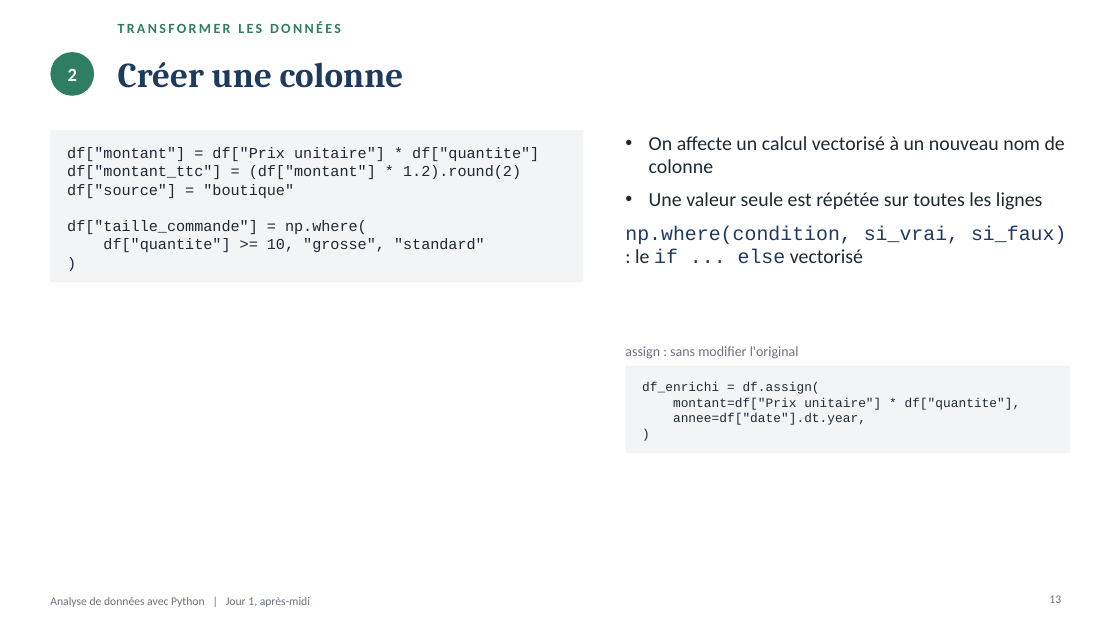
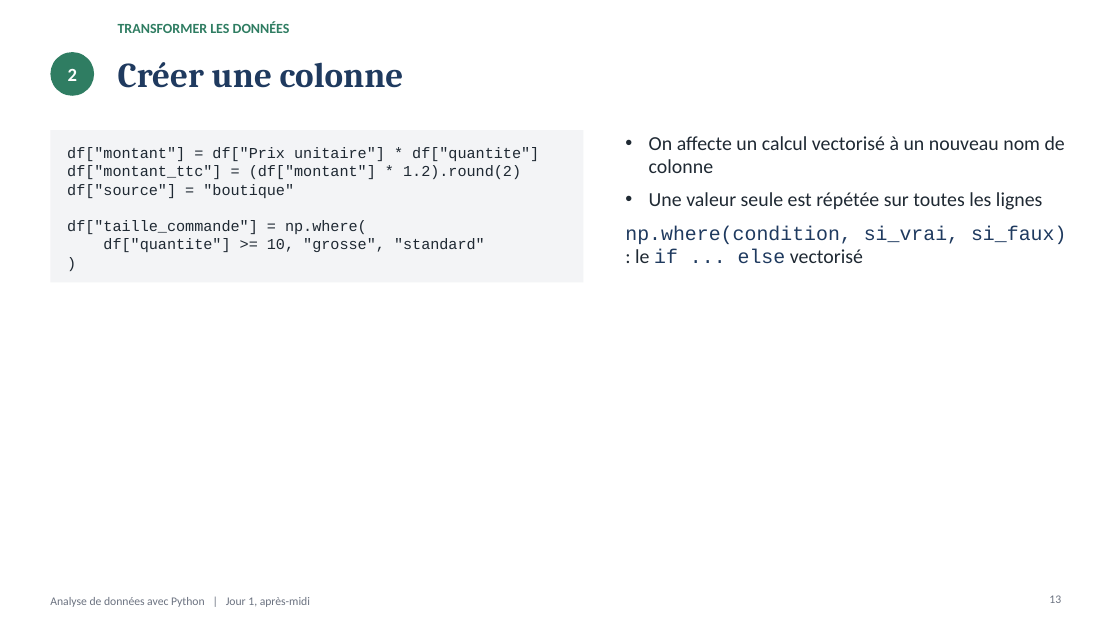
Before and after one commit to ardev2/formation-analyse-donnees-python, a slide deck: slide 13 of cours/02-jour1-apres-midi/selection-nettoyage.pptx. Drawn at 1120x630 pixels with LibreOffice and Linux fonts; fonts in the diff are those of the drawing. Boxes give left, top, right and bottom in pixels: in the first picture for what was removed or moved away, otherwise in the second. Text is boxed around its words. In the diff, an @@ line names an element or a change of style, - is before the commit and + after.

```diff
--- a/cours/02-jour1-apres-midi/selection-nettoyage.pptx
+++ b/cours/02-jour1-apres-midi/selection-nettoyage.pptx
@@ text "TRANSFORMER LES DONNÉES" at [118, 21, 290, 33]: letter spacing 2 to 0 pt @@
@@ text removed at [625, 346, 799, 359] @@
-assign : sans modifier l'original
@@ rectangle removed at [626, 365, 1070, 453] @@
@@ text removed at [642, 382, 1021, 425] @@
-df_enrichi = df.assign(
-montant=df["Prix unitaire"] * df["quantite"],
-annee=df["date"].dt.year,
-)
```
Also in this commit, not shown: 43 other slides changed, 1 slide added, 11 other files.
